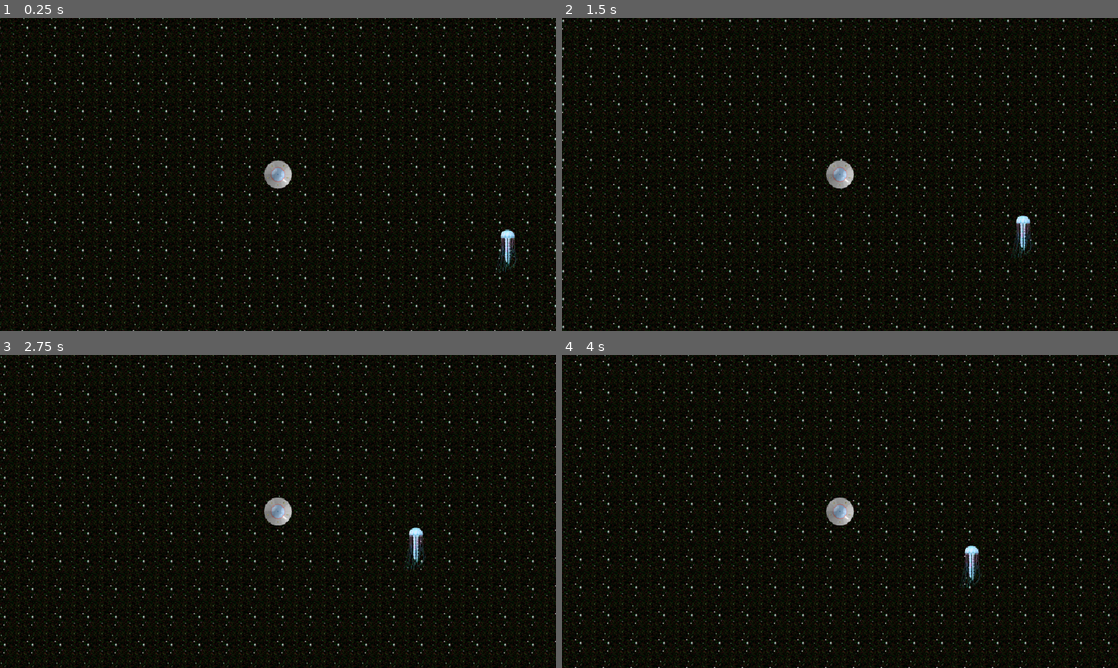
Above: before the commit, frames 1-4 (two rows, left to right).
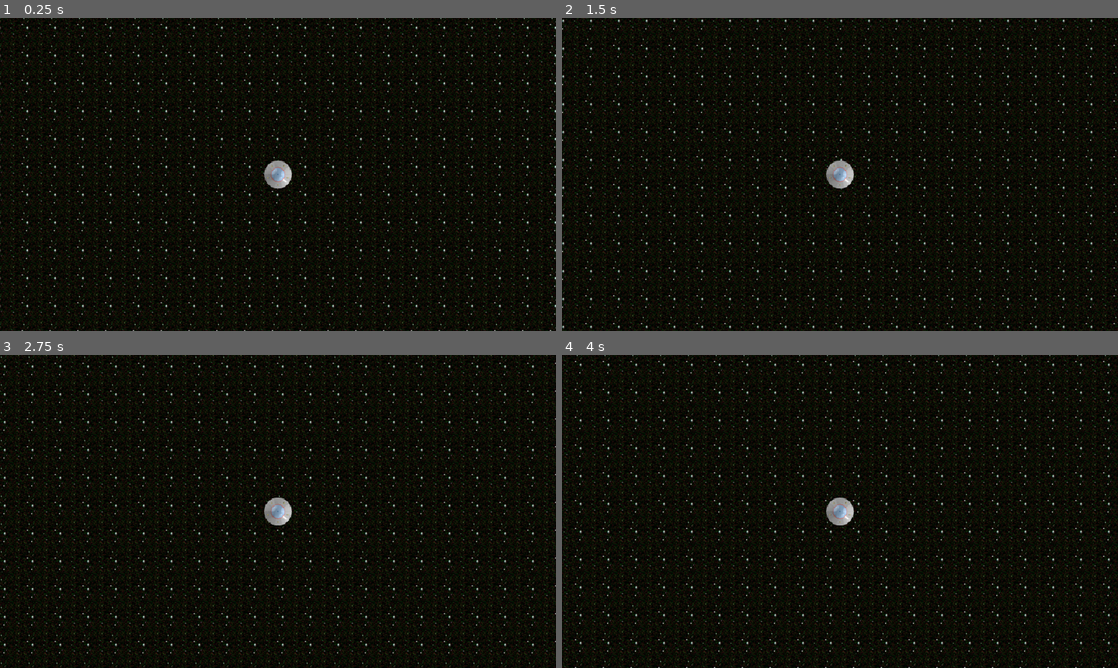
Above: after the commit, the same moments.

Repository: alyssajs/SpaceSurvivor
Game: Godot game, scene res://World/world.tscn
Same seed, same stepped clock (60 frames per second), same inputs: the game is played once before the commit and once after it.
Inputs:
- Up to frame 1 (0.25 s): no input
- Up to frame 2 (1.5 s): hold D (right) 0.53-1.28 s; hold S (down) from 1.28 s (still down)
- Up to frame 3 (2.75 s): release S (down) at 2.03 s; hold D (right) from 2.03 s (still down)
- Up to frame 4 (4 s): release D (right) at 2.78 s; hold W (up) 2.78-3.53 s; hold A (left) from 3.53 s (still down)

The runs differ from the first frame. In frame 1, 0.2% of the frame differs, in the area x 89-94%, y 67-82%; in frame 2, 0.2%; in frame 3, 0.2%; in frame 4, 0.2%, in the area x 71-76%, y 60-75%.

Commit message:
Adding enemy spawner

Diff:
--- /dev/null
+++ b/Utility/enemy_spawner.gd
@@ -0,0 +1,63 @@
+extends Node2D
+
+@export var spawns: Array[Spawn_info] = []
+
+@onready var player = get_tree().get_first_node_in_group("player")
+
+var time = 0
+
+
+
+func _on_timer_timeout():
+	time += 1
+	var enemy_spawns = spawns
+	for type in enemy_spawns:
+		if time >= type.time_start and time <= type.time_end:
+			if type.spawn_delay_counter <= type.enemy_spawn_delay:
+				type.spawn_delay_counter += 1
+			else:
+				type.spawn_delay_counter = 0
+				var new_enemy = load(str(type.enemy.resource_path))
+				var counter = 0
+				while counter < type.enemy_num:
+					var enemy_spawn = new_enemy.instantiate()
+					enemy_spawn.global_position = get_random_position()
+					add_child(enemy_spawn)
+					counter += 1
+
+func get_random_position():
+	#var vpr = get_viewport_rect().size * randf_range(1.1, 1.4)
+	#var top_left = Vector2(player.global_position.x - vpr.x/2,
+	 #player.global_position.y - vpr.y/2)
+	#var top_right = Vector2(player.global_position.x + vpr.x/2,
+	 #player.global_position.y - vpr.y/2)
+	#var bottom_left = Vector2(player.global_position.x - vpr.x/2,
+	 #player.global_position.y + vpr.y/2)
+	#var bottom_right = Vector2(player.global_position.x + vpr.x/2,
+	 #player.global_position.y + vpr.y/2)
+	#var pos_side = ["up", "down", "right", "left"].pick_random()
+	#var spawn_pos1 = Vector2.ZERO
+	#var spawn_pos2 = Vector2.ZERO
+	#
+	#match pos_side:
+		#"up":
+			#spawn_pos1 = top_left
+			#spawn_pos2 = top_right
+		#"down":
+			#spawn_pos1 = bottom_left
+			#spawn_pos2 = bottom_right
+		#"right":
+			#spawn_pos1 = top_right
+			#spawn_pos2 = bottom_right
+		#"left":
+			#spawn_pos1 = top_left
+			#spawn_pos2 = bottom_left
+			#
+	#var x_spawn = randf_range(spawn_pos1.x, spawn_pos2.x)
+	#var y_spawn = randf_range(spawn_pos1.y, spawn_pos2.y)
+	var vpr = get_viewport_rect().size
+	var x_dist_sq = pow(vpr.x/2, 2)
+	var y_dist_sq = pow(vpr.y/2, 2)
+	var radius = pow(x_dist_sq + y_dist_sq, 0.5) * 1.1
+	var random_angle = randf_range(0, 2 * PI)
+	return Vector2(radius * cos(random_angle), radius * sin(random_angle))
--- /dev/null
+++ b/Utility/enemy_spawner.tscn
@@ -0,0 +1,22 @@
+[gd_scene load_steps=5 format=3 uid="uid://mb024ynlq8ji"]
+
+[ext_resource type="Script" path="res://Utility/enemy_spawner.gd" id="1_nhfw5"]
+[ext_resource type="PackedScene" uid="uid://bresaqrjg0k3" path="res://Enemy/enemy.tscn" id="2_wgg4m"]
+[ext_resource type="Script" path="res://Utility/spawn_info.gd" id="3_xchl2"]
+
+[sub_resource type="Resource" id="Resource_vc828"]
+script = ExtResource("3_xchl2")
+time_start = 0
+time_end = 60
+enemy = ExtResource("2_wgg4m")
+enemy_num = 1
+enemy_spawn_delay = 1
+
+[node name="EnemySpawner" type="Node2D"]
+script = ExtResource("1_nhfw5")
+spawns = Array[ExtResource("3_xchl2")]([SubResource("Resource_vc828")])
+
+[node name="Timer" type="Timer" parent="."]
+autostart = true
+
+[connection signal="timeout" from="Timer" to="." method="_on_timer_timeout"]
--- /dev/null
+++ b/Utility/spawn_info.gd
@@ -0,0 +1,11 @@
+extends Resource
+
+class_name Spawn_info
+
+@export var time_start:int
+@export var time_end:int
+@export var enemy:Resource
+@export var enemy_num:int
+@export var enemy_spawn_delay:int
+
+var spawn_delay_counter = 0
--- a/World/world.tscn
+++ b/World/world.tscn
@@ -3,7 +3,7 @@
 [ext_resource type="Texture2D" uid="uid://cejmig25ah7du" path="res://Textures/Space.png" id="1_wpplc"]
 [ext_resource type="PackedScene" uid="uid://dtrmnpf7f1d40" path="res://Player/player.tscn" id="2_eqsyp"]
 [ext_resource type="AudioStream" uid="uid://5e054hqw7era" path="res://Audio/Music/black_hole_music_take1-consolidated.wav" id="3_1w322"]
-[ext_resource type="PackedScene" uid="uid://bresaqrjg0k3" path="res://Enemy/enemy.tscn" id="4_dnwsj"]
+[ext_resource type="PackedScene" uid="uid://mb024ynlq8ji" path="res://Utility/enemy_spawner.tscn" id="4_quoe1"]
 
 [node name="World" type="Node2D"]
 
@@ -22,5 +22,4 @@
 volume_db = 1.0
 autoplay = true
 
-[node name="enemy_kolbold_weak" parent="." instance=ExtResource("4_dnwsj")]
-position = Vector2(268, 90)
+[node name="EnemySpawner" parent="." instance=ExtResource("4_quoe1")]
